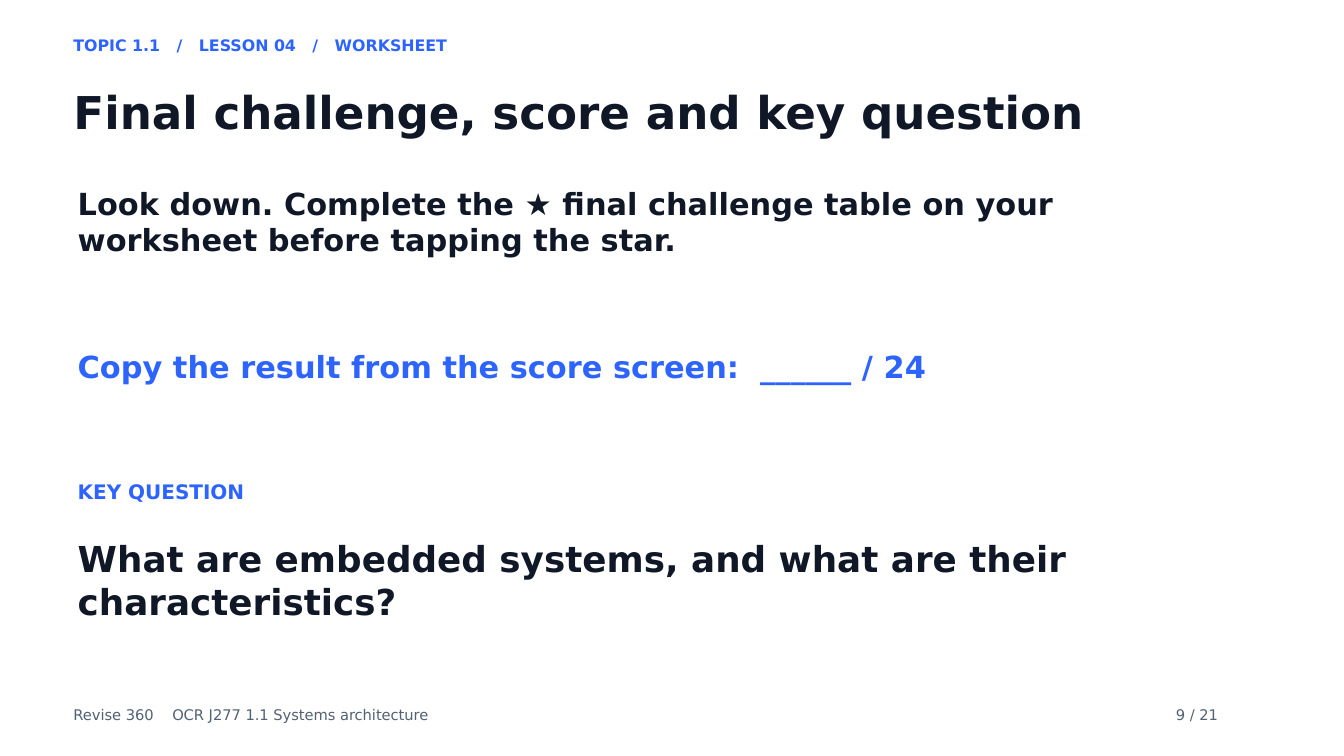
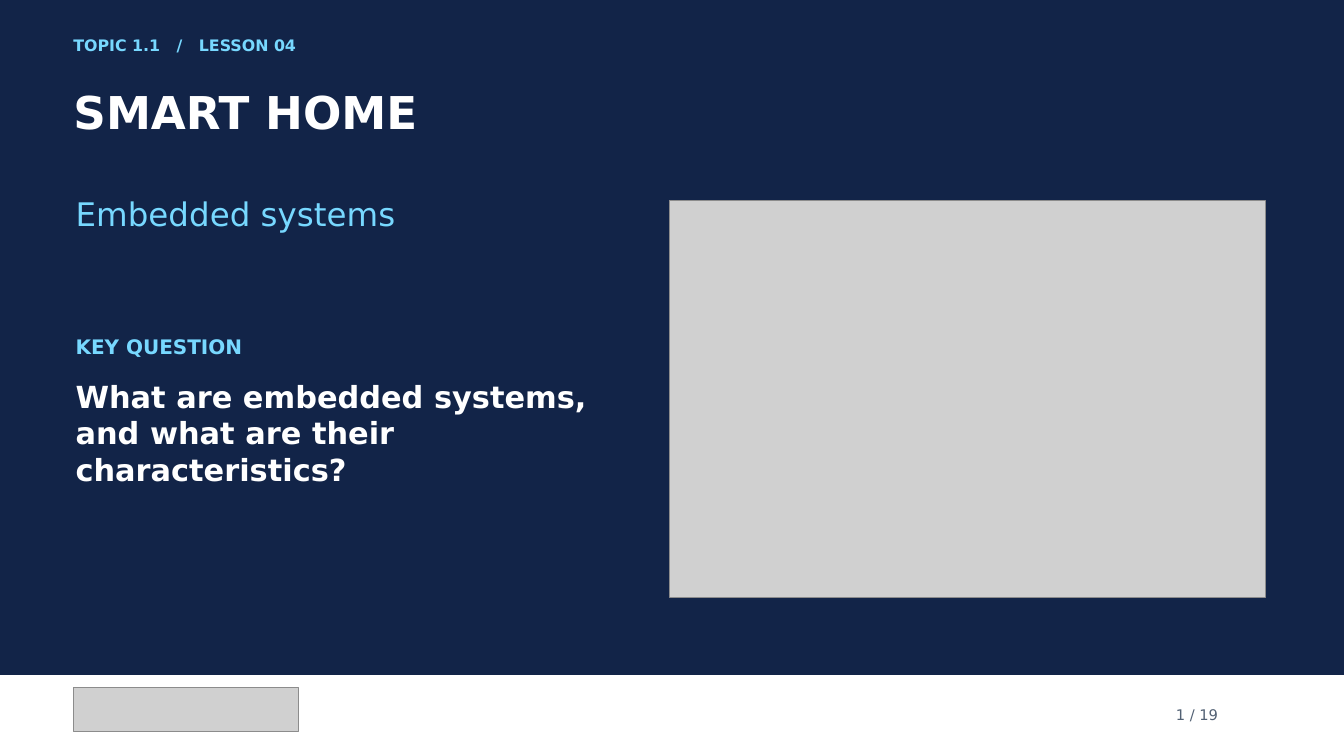
Before and after one commit to MrP-CS/Revise360, a slide deck: slide 1 of presentations/SA_L04_SmartHome_Lesson.pptx (slide 9 before the commit). Drawn at 1344x756 pixels with LibreOffice and Linux fonts; fonts in the diff are those of the drawing; grey boxes stand for pictures. Boxes give left, top, right and bottom in pixels: in the first picture for what was removed or moved away, otherwise in the second. Text is boxed around its words. In the diff, an @@ line names an element or a change of style, - is before the commit and + after.

Commit message:
Consolidate Topic 1.1 deck instructions and add Revise 360 logo

```diff
--- a/presentations/SA_L04_SmartHome_Lesson.pptx
+++ b/presentations/SA_L04_SmartHome_Lesson.pptx
@@ background #FFFFFF to #122448 @@
@@ text at <box>73,39,296,51</box>: text changed; text colour #2D63FF to #77D8FF @@
-TOPIC 1.1 / LESSON 04 / WORKSHEET
+TOPIC 1.1 / LESSON 04
@@ text at <box>73,95,417,130</box>: text changed; text colour #101828 to #FFFFFF @@
-Final challenge, score and key question
+SMART HOME
@@ text added at <box>76,201,395,233</box>, 23.2 pt, text #77D8FF @@
+Embedded systems
@@ text removed at <box>78,192,1053,258</box> @@
-Look down. Complete the ★ final challenge table on your worksheet before tapping the star.
@@ picture added at <box>670,201,1266,598</box> @@
@@ text "KEY QUESTION": place and size @@
-text "KEY QUESTION" at <box>78,484,244,502</box>
+text "KEY QUESTION" at <box>76,339,242,357</box>
@@ text "KEY QUESTION" at <box>76,339,242,357</box>: text colour #2D63FF to #77D8FF @@
@@ text removed at <box>78,355,926,385</box> @@
-Copy the result from the score screen: ______ / 24
@@ text "What are embedded systems, and ...": place and size @@
-text "What are embedded systems, and ..." at <box>78,545,1066,616</box>
+text "What are embedded systems, and ..." at <box>76,385,586,482</box>
@@ text "What are embedded systems, and ..." at <box>76,385,586,482</box>: size 25.5 to 21.8 pt, text colour #101828 to #FFFFFF @@
@@ rectangle added at <box>0,676,1344,756</box>, fill #FFFFFF @@
@@ picture added at <box>74,689,298,732</box> @@
@@ text removed at <box>73,709,428,723</box> @@
-Revise 360 OCR J277 1.1 Systems architecture
@@ text at <box>1176,709,1218,720</box>: text changed @@
-9 / 21
+1 / 19
```
Also in this commit, not shown: 18 other slides changed, 2 slides removed, 4 other files.
